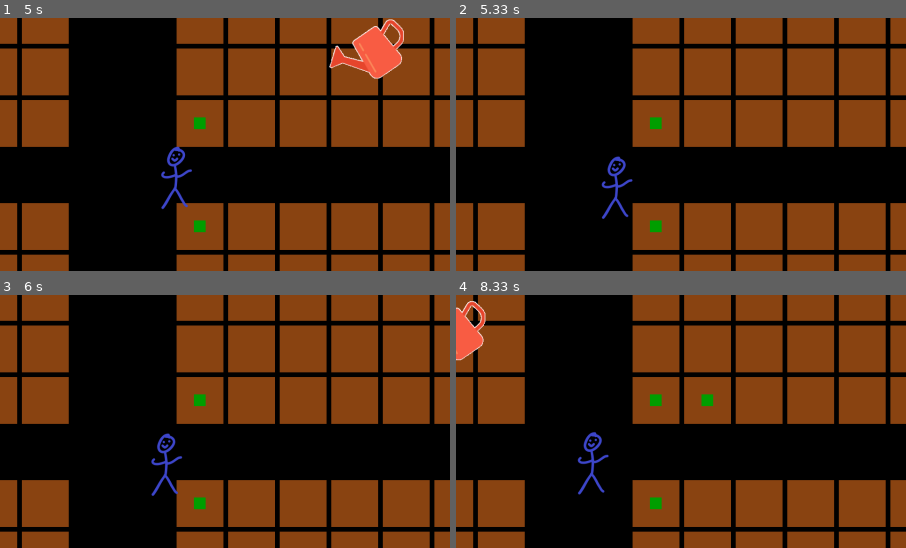
Above: before the commit, frames 1-4 (two rows, left to right).
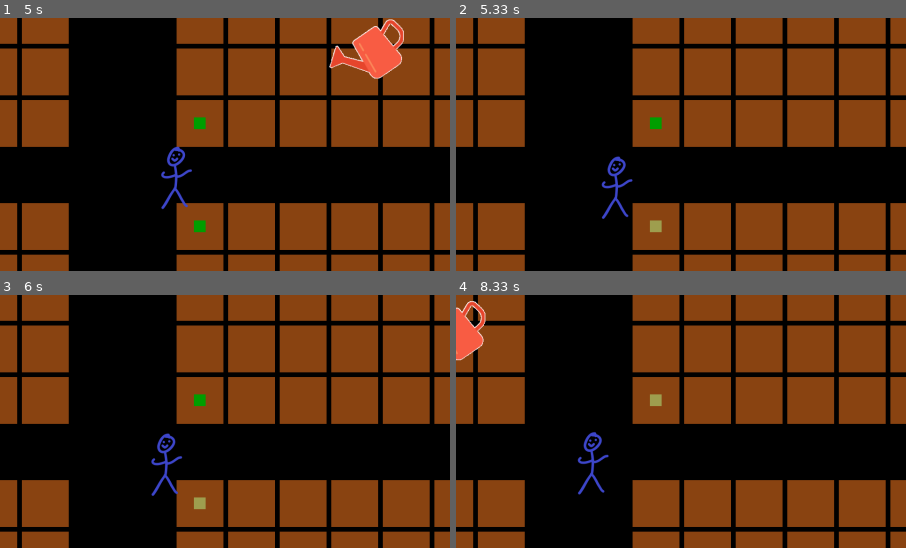
Above: after the commit, the same moments.

Repository: randaz99/PyGame-Farming-Simulator
Game: pygame game, started from Main.py
The game is run twice, just before and just after one commit, with the same random seed, the same clock (stepped at 60 frames per second) and the same inputs.
Inputs (mouse positions are % of the whole screen's width and height, from its top left):
- Up to frame 1 (5 s): tap Enter at 0.33 s; hold Right 0.67-1.13 s; move the mouse to (60, 72) at 0.7 s; hold Up 1.17-1.47 s; move the mouse to (87, 85) at 1.2 s; press the mouse at (45, 76) at 1.53 s; move the mouse to (48, 68) at 1.63 s; release the mouse at (51, 61) at 1.77 s; hold Right 1.83-2.3 s; click (50, 62) at 1.92 s; hold Left 2.33-2.87 s; click (76, 66) at 2.42 s; hold Down 2.9-3.2 s; click (70, 42) at 2.98 s; hold Left 3.23-3.63 s; click (12, 28) at 3.32 s; hold Up 3.67-4.03 s; click (17, 60) at 3.75 s; hold Right 4.07-4.7 s; click (85, 70) at 4.15 s; hold Down from 4.73 s (still down); click (72, 25) at 4.82 s
- Up to frame 2 (5.33 s): release Down at 5.1 s; hold Left from 5.13 s (still down); click (22, 61) at 5.22 s
- Up to frame 3 (6 s): release Left at 5.6 s; hold Right from 5.63 s (still down); click (86, 73) at 5.72 s
- Up to frame 4 (8.33 s): release Right at 6.1 s; hold Up 6.13-6.43 s; click (77, 61) at 6.22 s; hold Right 6.47-6.93 s; click (71, 37) at 6.55 s; hold Left 6.97-7.5 s; click (30, 58) at 7.05 s; hold Down 7.53-7.83 s; click (56, 78) at 7.62 s; hold Left 7.87-8.27 s; click (31, 26) at 7.95 s; hold Up from 8.3 s (still down)
The pictures show only the part of the screen within x 36-86%, y 19-69%; the shares and areas given below are measured in that part.

Frame 1 is identical in both runs. In frame 2, 0.1% of the frame differs, in the area x 43-46%, y 79-85%; in frame 3, 0.1%; in frame 4, 0.4%, in the area x 43-58%, y 39-85%.

Commit message:
blight kinda works

Diff:
--- a/Game.py
+++ b/Game.py
@@ -44,6 +44,7 @@
                     self.backgroundNoise.play(loops=-1)
 
         # game object initializations
+        self.stage = 0
         self.player = Player(img=pygame.image.load("data/images/player.png"), pos=(self.screen.width // 2 - 50,self.screen.height // 2 - 50), colorKey=(0,0,0))
 
         self.wateringSoundEffect = pygame.mixer.Sound("data/sounds/watering-with-a-watering-can-39121_hYEqqE5m.mp3")
@@ -88,47 +89,8 @@
     def run(self):
         pygame.mouse.set_visible(False)
         while True:
-            self.screen.fill((0, 0, 0))
-
-            # random spawns for boosts! (Pickups)
-            if random.random() < 0.1/60:
-                newPickup = Pickup(pos=(random.randrange(50, 1801), random.randrange(50, 1001)), type='speed')
-                if random.random() < 0.5:
-                    newPickup = Pickup(pos=(random.randrange(50,1801),random.randrange(50,1001)), type='water')
-                self.pickups.append(newPickup)
-
-            # drawing all plots w/ their plants
-            for plot in self.plots:
-                if plot.color is not None:
-                    pygame.draw.rect(self.screen, plot.color, plot.collisionRect)
-                else:
-                    self.screen.blit(plot.img, plot.pos)
-                if plot.plant is not None and plot.plant.color is not None:
-                    pygame.draw.rect(self.screen, plot.plant.color, plot.plant.collisionRect)
-                elif plot.plant is not None:
-                    self.screen.blit(plot.plant.img, plot.plant.pos)
-            # drawing all walls
-            for wall in self.walls:
-                if wall.color is not None:
-                    pygame.draw.rect(self.screen, wall.color, wall.collisionRect)
-                else:
-                    self.screen.blit(wall.img, wall.pos)
-            # drawing all pickups
-            for pickup in self.pickups:
-                if pickup.color is not None:
-                    pygame.draw.rect(self.screen, pickup.color, pickup.collisionRect)
-                else:
-                    self.screen.blit(pickup.img, pickup.pos)
-            # drawing all player things
-            for playerThing in self.playerThings:
-                if playerThing.color is not None:
-                    pygame.draw.rect(self.screen, playerThing.color, playerThing.collisionRect)
-                else:
-                    self.screen.blit(playerThing.img, playerThing.pos)
-            # Drawing UI things
-            for text in self.texts:
-                self.screen.blit(text.img, text.collisionRect)
-
+            # draw everything
+            self.draw()
 
             # event handling
             for event in pygame.event.get():
@@ -155,6 +117,15 @@
                 self.wateringSoundEffect.stop()
                 playing = False
 
+            # random spawns for boosts! (Pickups)
+            if random.random() < 0.1 / 60:
+                newPickup = Pickup(pos=(random.randrange(50, 1801), random.randrange(50, 1001)), type='speed')
+                if random.random() < 0.5:
+                    newPickup = Pickup(pos=(random.randrange(50, 1801), random.randrange(50, 1001)), type='water')
+                self.pickups.append(newPickup)
+
+
+
             # Pickup detection
             for pickup in self.pickups:
                 if self.player.collisionRect.colliderect(pickup.collisionRect):
@@ -172,6 +143,9 @@
                     self.score += plot.interact()
                 if plot.collisionRect.colliderect(self.mouse.collisionRect) and pygame.mouse.get_pressed(num_buttons=3)[0] == True:
                     plot.water()
+                # random spawns for boosts! (Pickups)
+                if random.random() < 0.1 / 60:
+                    plot.blightCrop()
                 plot.slowGrow()
 
             # print(self.score)
@@ -180,3 +154,38 @@
             self.player.update()
             Plot.update()
             self.clock.tick(60)
+
+
+    def draw(self):
+        self.screen.fill((0, 0, 0))
+        # drawing all plots w/ their plants
+        for plot in self.plots:
+            if plot.color is not None:
+                pygame.draw.rect(self.screen, plot.color, plot.collisionRect)
+            else:
+                self.screen.blit(plot.img, plot.pos)
+            if plot.plant is not None and plot.plant.color is not None:
+                pygame.draw.rect(self.screen, plot.plant.color, plot.plant.collisionRect)
+            elif plot.plant is not None:
+                self.screen.blit(plot.plant.img, plot.plant.pos)
+        # drawing all walls
+        for wall in self.walls:
+            if wall.color is not None:
+                pygame.draw.rect(self.screen, wall.color, wall.collisionRect)
+            else:
+                self.screen.blit(wall.img, wall.pos)
+        # drawing all pickups
+        for pickup in self.pickups:
+            if pickup.color is not None:
+                pygame.draw.rect(self.screen, pickup.color, pickup.collisionRect)
+            else:
+                self.screen.blit(pickup.img, pickup.pos)
+        # drawing all player things
+        for playerThing in self.playerThings:
+            if playerThing.color is not None:
+                pygame.draw.rect(self.screen, playerThing.color, playerThing.collisionRect)
+            else:
+                self.screen.blit(playerThing.img, playerThing.pos)
+        # Drawing UI things
+        for text in self.texts:
+            self.screen.blit(text.img, text.collisionRect)
--- a/Player.py
+++ b/Player.py
@@ -13,6 +13,9 @@
         self.normalSpeed = 3
         self.boostedSpeed = 8
         self.speedBoostStartTime = pygame.time.get_ticks() - 3000
+        self.walkNoise = pygame.mixer.Sound("data/sounds/walking-soundscape-200112.mp3")
+        self.walkNoise.set_volume(0.5)
+        self.playing = False
 
 
     def getInput(self, event):
@@ -34,7 +37,13 @@
                 self.moveRight = False
             if event.key == pygame.K_LEFT or event.key == pygame.K_a:
                 self.moveLeft = False
-
+        if self.moveUp == True or self.moveDown == True or self.moveLeft == True or self.moveRight == True:
+            if not self.playing:
+                self.walkNoise.play(loops=-1)
+                self.playing = True
+        else:
+            self.walkNoise.stop()
+            self.playing = False
 
     def move(self, wallRects=[]):
         x = self.pos[0]
--- a/Plot.py
+++ b/Plot.py
@@ -22,6 +22,9 @@
         self.harvestingSoundEffect = pygame.mixer.Sound("data/Sounds/hand-digging-dirt-leaves-crunch-32630-[AudioTrimmer.com].mp3")
         self.plantingSoundEffect.set_volume(0.5)
         self.harvestingSoundEffect.set_volume(0.5)
+        self.isBlight = False
+        self.healthyColor = (0, 160, 0)
+        self.blightColor = (160, 160, 80)
 
     @classmethod
     def setWaterBoost(cls, active):
@@ -57,7 +60,10 @@
                 if pygame.time.get_ticks() - self.coolDownStartTime > 3000:
                     self.plantStage = 0
                     adjustedPlotPos = (self.pos[0] + 75 / 2, self.pos[1] + 75 / 2)
-                    self.plant = Entity(img=pygame.Surface((25, 25)), pos=adjustedPlotPos, color=(0, 160, 0))
+                    color = self.healthyColor
+                    if self.isBlight:
+                        color = self.blightColor
+                    self.plant = Entity(img=pygame.Surface((25, 25)), pos=adjustedPlotPos, color=color)
                     # print("Planted")
                     self.plantingSoundEffect.play()
             case 2:
@@ -72,15 +78,34 @@
         self.plantStage = -1
         self.stageTimeRemaining = self.stageTime
         self.plant = None
+        self.isBlight = False
         # print(self.coolDownStartTime)
 
     def slowGrow(self):
-        self.water(speed=random.uniform(self.slowGrowSpeed-self.slowGrowSpeed, self.slowGrowSpeed+self.slowGrowSpeed), isSelf=True)
+        if not self.isBlight:
+            self.water(speed=random.uniform(self.slowGrowSpeed-self.slowGrowSpeed, self.slowGrowSpeed+self.slowGrowSpeed), isSelf=True)
+        else:
+            self.water(speed=random.uniform(-5*(self.slowGrowSpeed-self.slowGrowSpeed), -5*(self.slowGrowSpeed+self.slowGrowSpeed)), isSelf=True)
+            if self.stageTimeRemaining > self.stageTime:
+                self.plantStage -= 1
+                self.stageTimeRemaining = self.stageTime
+                if self.plantStage < 0:
+                    self.resetPlot()
+
 
     def checkPlantStage(self):
+        color = self.healthyColor
+        if self.isBlight:
+            color = self.blightColor
         match self.plantStage:
             case 1:
                 adjustedPlotPos = (self.pos[0] + 50 / 2, self.pos[1] + 50 / 2)
-                self.plant = Entity(img=pygame.Surface((50, 50)), pos=adjustedPlotPos, color=(0, 160, 0))
+                self.plant = Entity(img=pygame.Surface((50, 50)), pos=adjustedPlotPos, color=color)
             case 2:
-                self.plant = Entity(img=pygame.Surface((100, 100)), pos=self.pos, color=(0, 160, 0))
+                self.plant = Entity(img=pygame.Surface((100, 100)), pos=self.pos, color=color)
+
+    def blightCrop(self):
+        if self.plantStage > -1:
+            self.plant.color = self.blightColor
+            self.isBlight = True
+            print("BLIGHT!")
Not shown, changed: data/Links
Not shown, added: data/Sounds/walking-soundscape-200112.mp3
